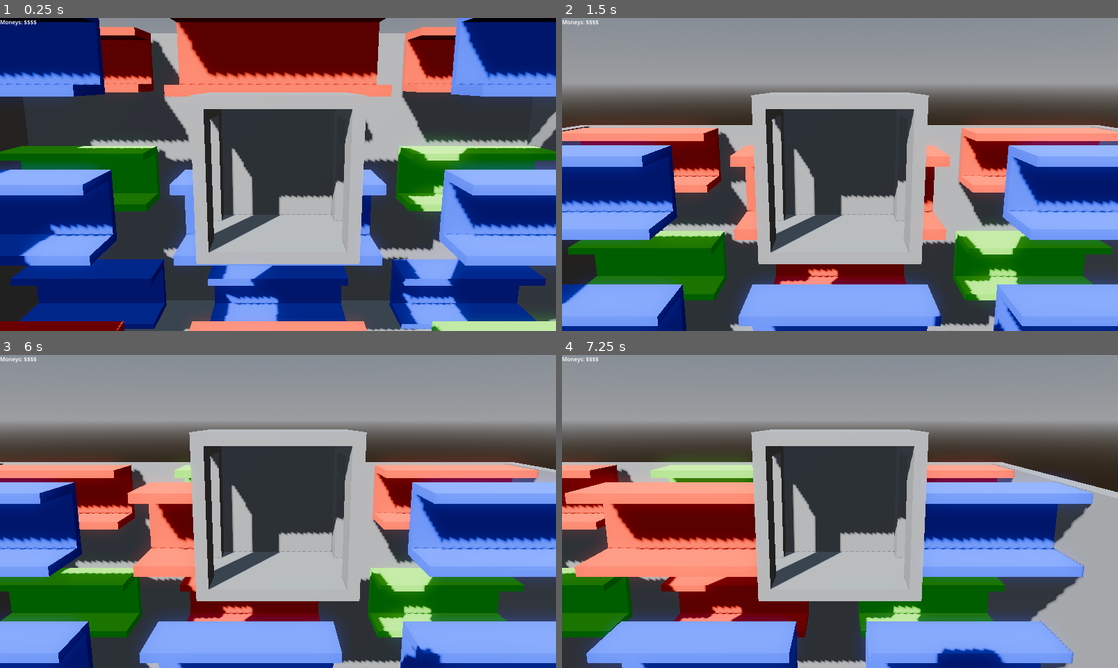
Above: before the commit, frames 1-4 (two rows, left to right).
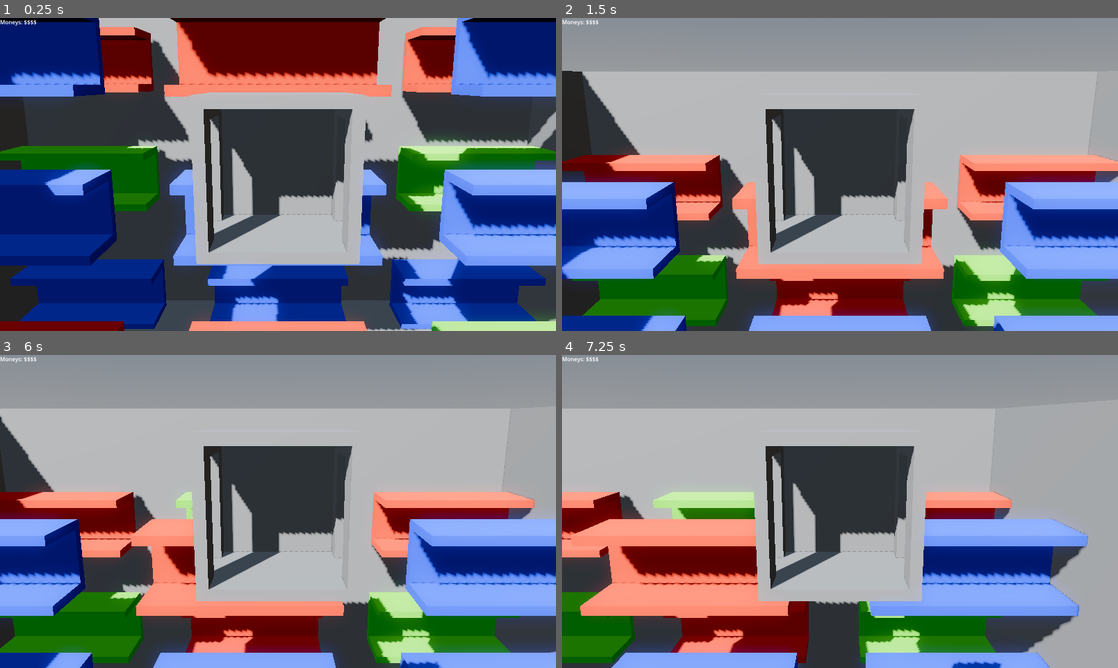
Above: after the commit, the same moments.

Repository: GriffinBaxter/Prof-Oddheart-or-How-I-Learned-to-Stop-Worrying-and-Love-the-Elevator
Game: Godot game, scene res://main.tscn
Two runs of this game, one before a commit and one after it. Both use one fixed random seed, a clock stepped at 60 frames per second and the inputs below. The engine's default icon, where the game draws it, is replaced by a stand-in: a white triangle on a blue panel in a dark square.
Inputs:
- Up to frame 1 (0.25 s): no input
- Up to frame 2 (1.5 s): tap Enter at 0.5 s; hold W (up) from 0.53 s (still down)
- Up to frame 3 (6 s): tap Space at 2, 3.5, 5 s; tap Enter at 2.75, 4.25 s; release W (up) at 5.78 s; hold D (right) from 5.78 s (still down)
- Up to frame 4 (7.25 s): release D (right) at 6.53 s; hold W (up) from 6.53 s (still down)

The runs differ from the first frame. In frame 1, 4.3% of the frame differs, in the area x 0-83%, y 0-100%; in frame 2, 57%; in frame 3, 57%, in the area x 0-100%, y 17-100%; in frame 4, 54%.

Commit message:
Expand building so the elevator cannot escape

Diff:
--- a/Scenes/building.tscn
+++ b/Scenes/building.tscn
@@ -43,33 +43,33 @@
 [node name="OuterWalls" type="Node3D" parent="."]
 
 [node name="Back" type="CSGBox3D" parent="OuterWalls"]
-transform = Transform3D(1, 0, 0, 0, 1, 0, 0, 0, 1, 0, 10, -15.5)
+transform = Transform3D(1, 0, 0, 0, 1, 0, 0, 0, 1, 0, 13, -15.5)
 use_collision = true
-size = Vector3(38, 22, 1)
+size = Vector3(38, 28, 1)
 
 [node name="Front" type="CSGBox3D" parent="OuterWalls"]
-transform = Transform3D(1, 0, 0, 0, 1, 0, 0, 0, 1, 0, 10, 18.5)
+transform = Transform3D(1, 0, 0, 0, 1, 0, 0, 0, 1, 0, 13, 28.5)
 visible = false
 use_collision = true
-size = Vector3(38, 22, 1)
+size = Vector3(38, 28, 1)
 
 [node name="Left" type="CSGBox3D" parent="OuterWalls" groups=["outer_walls"]]
-transform = Transform3D(1, 0, 0, 0, 1, 0, 0, 0, 1, -19.5, 10, -0.5)
+transform = Transform3D(1, 0, 0, 0, 1, 0, 0, 0, 1, -19.5, 13, 14)
 use_collision = true
-size = Vector3(1, 22, 31)
+size = Vector3(1, 28, 60)
 
 [node name="Right" type="CSGBox3D" parent="OuterWalls" groups=["outer_walls"]]
-transform = Transform3D(1, 0, 0, 0, 1, 0, 0, 0, 1, 19.5, 10, -0.5)
+transform = Transform3D(1, 0, 0, 0, 1, 0, 0, 0, 1, 19.5, 13, 14)
 use_collision = true
-size = Vector3(1, 22, 31)
+size = Vector3(1, 28, 60)
 
 [node name="Bottom" type="CSGBox3D" parent="OuterWalls"]
-transform = Transform3D(1, 0, 0, 0, 1, 0, 0, 0, 1, 0, -0.5, 0)
+transform = Transform3D(1, 0, 0, 0, 1, 0, 0, 0, 1, 0, -0.5, 14.5)
 use_collision = true
-size = Vector3(38, 1, 30)
+size = Vector3(38, 1, 59)
 
 [node name="Top" type="CSGBox3D" parent="OuterWalls"]
-transform = Transform3D(1, 0, 0, 0, 1, 0, 0, 0, 1, 0, 24.5, 0)
+transform = Transform3D(1, 0, 0, 0, 1, 0, 0, 0, 1, 0, 26.5, 6.5)
 visible = false
 use_collision = true
-size = Vector3(38, 1, 30)
+size = Vector3(38, 1, 43)
